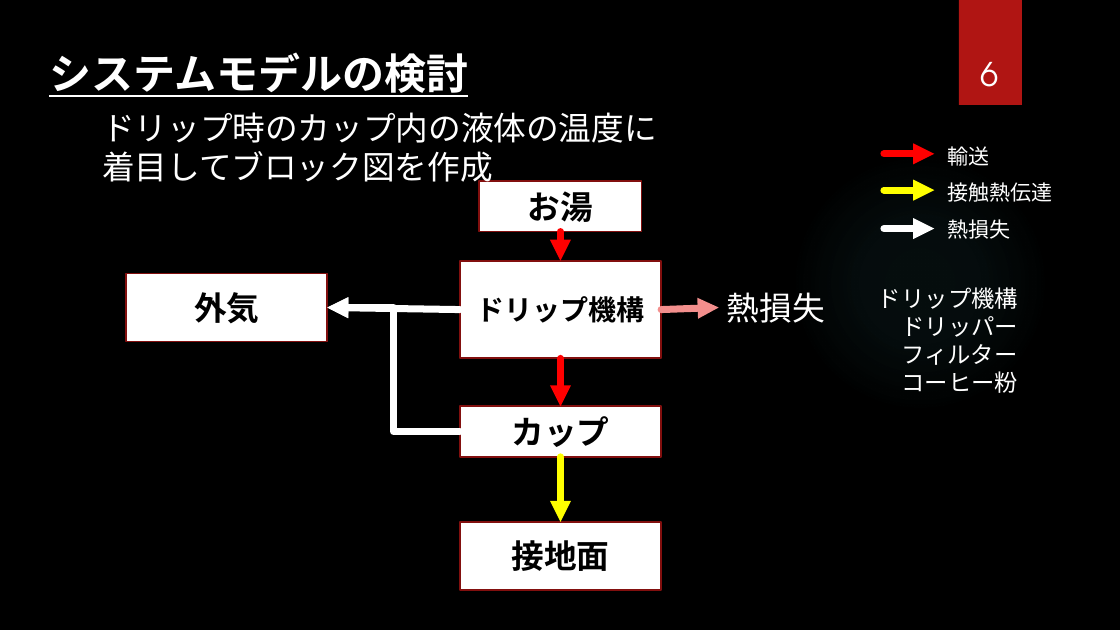
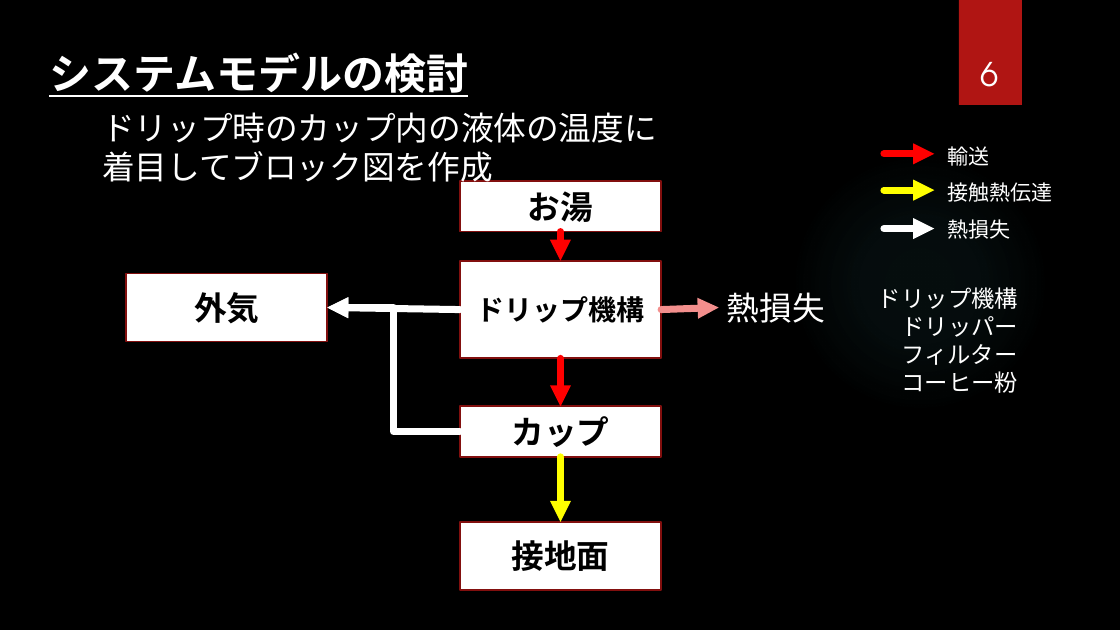
Before and after one commit to UedaShigenori/CoffeeTemperature, a slide deck: slide 6 of Report/181208_Modelicaによるドリップ式コーヒーのシステムシミュレーション_v2.pptx. Drawn at 1120x630 pixels with LibreOffice and Linux fonts; fonts in the diff are those of the drawing; background and template pictures are left out. Boxes give left, top, right and bottom in pixels: in the first picture for what was removed or moved away, otherwise in the second. Text is boxed around its words. In the diff, an @@ line names an element or a change of style, - is before the commit and + after.

```diff
--- a/Report/181208_Modelicaによるドリップ式コーヒーのシステムシミュレーション_v2.pptx
+++ b/Report/181208_Modelicaによるドリップ式コーヒーのシステムシミュレーション_v2.pptx
@@ rectangle "お湯": place and size @@
-rectangle "お湯" at (480,181,642,232)
+rectangle "お湯" at (460,181,661,232)
```
Also in this commit, not shown: 3 other slides changed.
